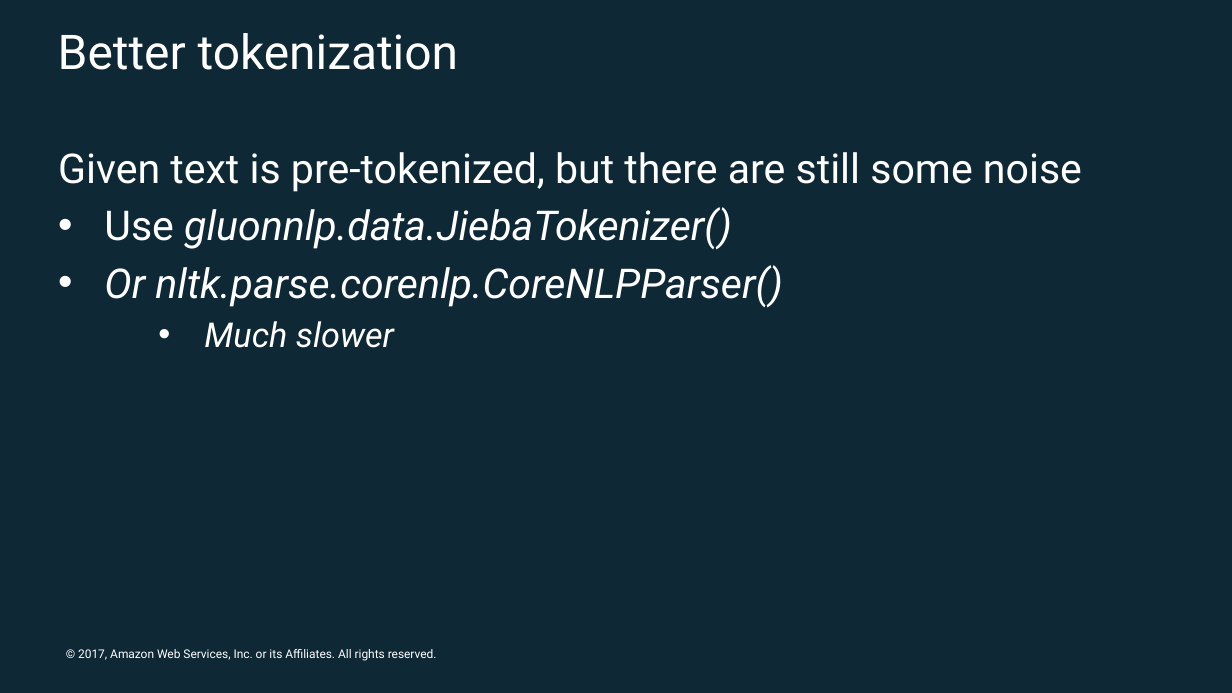
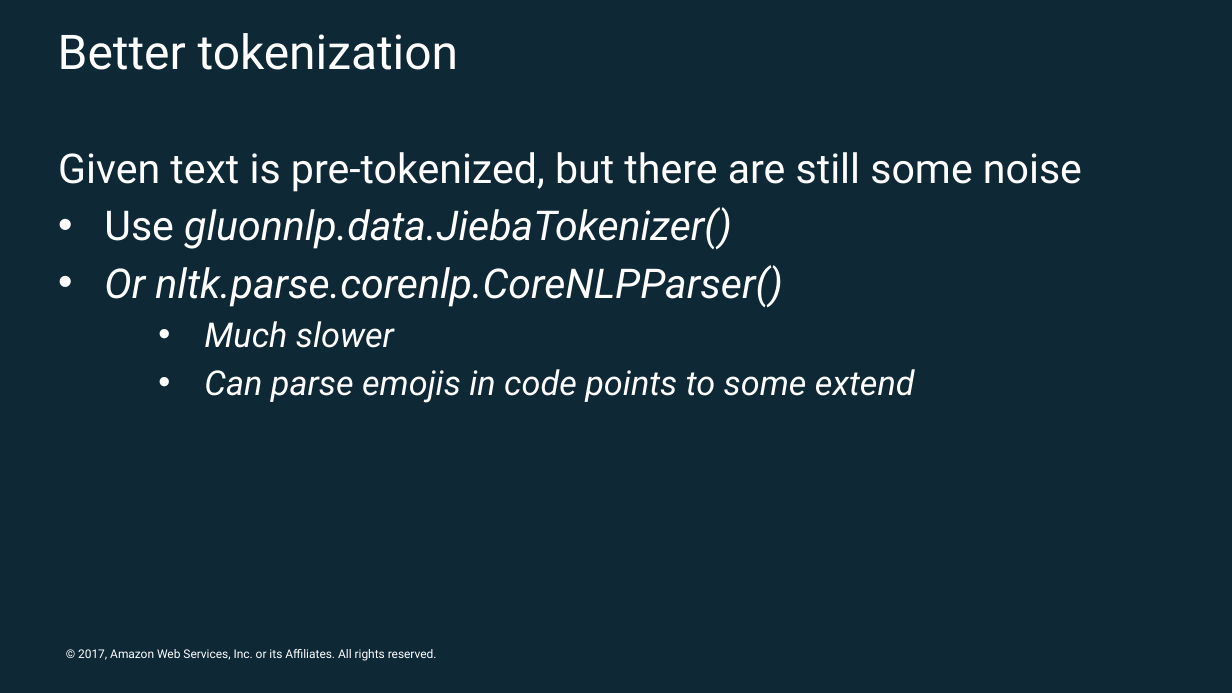
Before and after one commit to Ishitori/MXNetWorkshopHongKong, a slide deck: slide 10 of bicoded_sentiment_analysis/sentiment_anaysis.pptx. Drawn at 1232x693 pixels with LibreOffice and Linux fonts; fonts in the diff are those of the drawing; background and template pictures are left out. Boxes give left, top, right and bottom in pixels: in the first picture for what was removed or moved away, otherwise in the second. Text is boxed around its words. In the diff, an @@ line names an element or a change of style, - is before the commit and + after.

Commit message:
Extra words about emojis

```diff
--- a/bicoded_sentiment_analysis/sentiment_anaysis.pptx
+++ b/bicoded_sentiment_analysis/sentiment_anaysis.pptx
@@ text at (x1=204, y1=369, x2=915, y2=403): paragraph added @@
+  • Can parse emojis in code points to some extend
```
